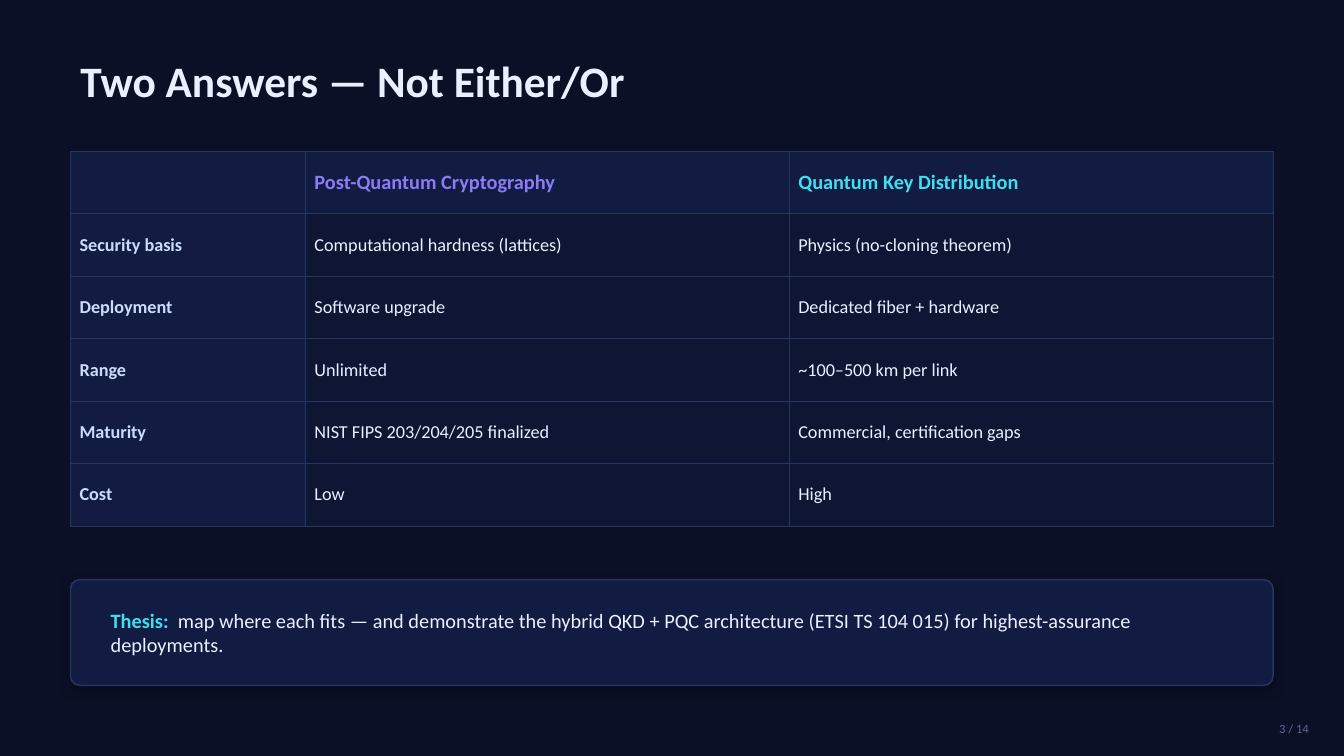
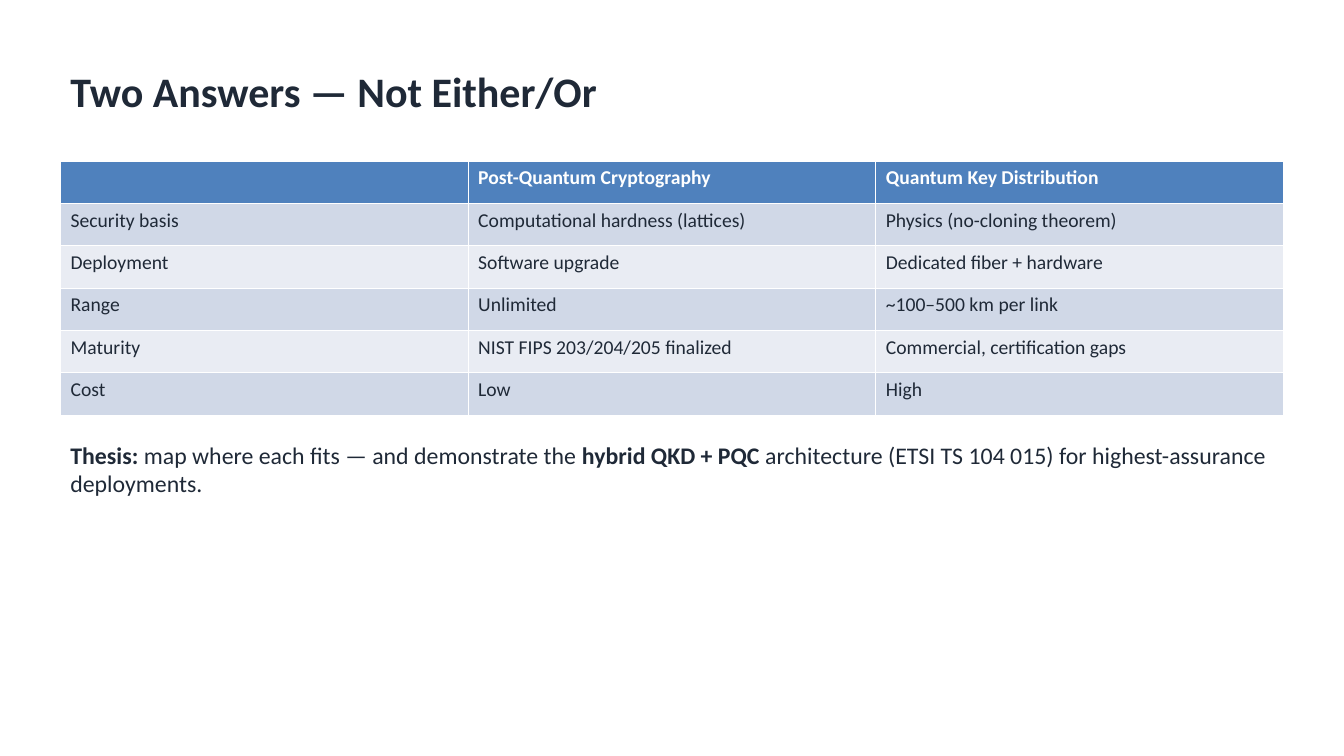
Before and after one commit to John-Jepsen/qkd-avantheir, a slide deck: slide 3 of DOCS/presentation/QKD_Capstone_Deck.pptx. Drawn at 1344x756 pixels with LibreOffice and Linux fonts; fonts in the diff are those of the drawing. Boxes give left, top, right and bottom in pixels: in the first picture for what was removed or moved away, otherwise in the second. Text is boxed around its words. In the diff, an @@ line names an element or a change of style, - is before the commit and + after.

```diff
--- a/DOCS/presentation/QKD_Capstone_Deck.pptx
+++ b/DOCS/presentation/QKD_Capstone_Deck.pptx
@@ background #0B1026 to #FFFFFF @@
@@ text "Two Answers — Not Either/Or": place and size @@
-text "Two Answers — Not Either/Or" at (80,66,625,99)
+text "Two Answers — Not Either/Or" at (70,77,597,109)
@@ text "Two Answers — Not Either/Or" at (70,77,597,109): size 31 to 30 pt, text colour #EAF0FF to #1F2937; vertical alignment middle to top @@
@@ table at (60,161,1282,415) @@
@@ fill #121B41 to #4F81BD in row 1 @@
@@ fill #121B41 to #D0D8E8 in 3 cells @@
@@ fill #0E1634 to #D0D8E8 in 6 cells @@
@@ fill #121B41 to #E9EDF4 in 2 cells @@
@@ fill #0E1634 to #E9EDF4 in 4 cells @@
@@ size 14.5 to 14 pt in "Post-Quantum Cryptography", "Quantum Key Distribution" @@
@@ text colour #8B7CF6 to #FFFFFF in "Post-Quantum Cryptography" @@
@@ text colour #3EE0F0 to #FFFFFF in "Quantum Key Distribution" @@
@@ size 13 to 14 pt in "Security basis", "Computational hardness (lattices)", "Physics (no-cloning theorem)", "Deployment" and 11 more places @@
@@ text colour #CADCFC to #1F2937, bold off in "Security basis", "Deployment", "Range", "Maturity" and 1 more places @@
@@ text colour #EAF0FF to #1F2937 in "Computational hardness (lattices)", "Physics (no-cloning theorem)", "Software upgrade", "Dedicated fiber + hardware" and 6 more places @@
@@ borders changed @@
@@ table: place and size @@
-table at (71,151,1273,507)
+table at (60,161,1282,415)
@@ text "Thesis: map where each fits ...": place and size @@
-text "Thesis: map where each fits ..." at (111,613,1131,656)
+text "Thesis: map where each fits ..." at (70,446,1265,496)
@@ text "Thesis: map where each fits ..." at (70,446,1265,496): size 14.5 to 17 pt, text colour #EAF0FF to #1F2937; text colour #3EE0F0 to #1F2937 in "Thesis:"; bold on in "hybrid QKD + PQC"; vertical alignment middle to top @@
@@ rounded rectangle removed at (71,580,1273,686) @@
@@ text removed at (1279,725,1309,733) @@
-3 / 14
```
Also in this commit, not shown: 13 other slides changed, 1 other file.
